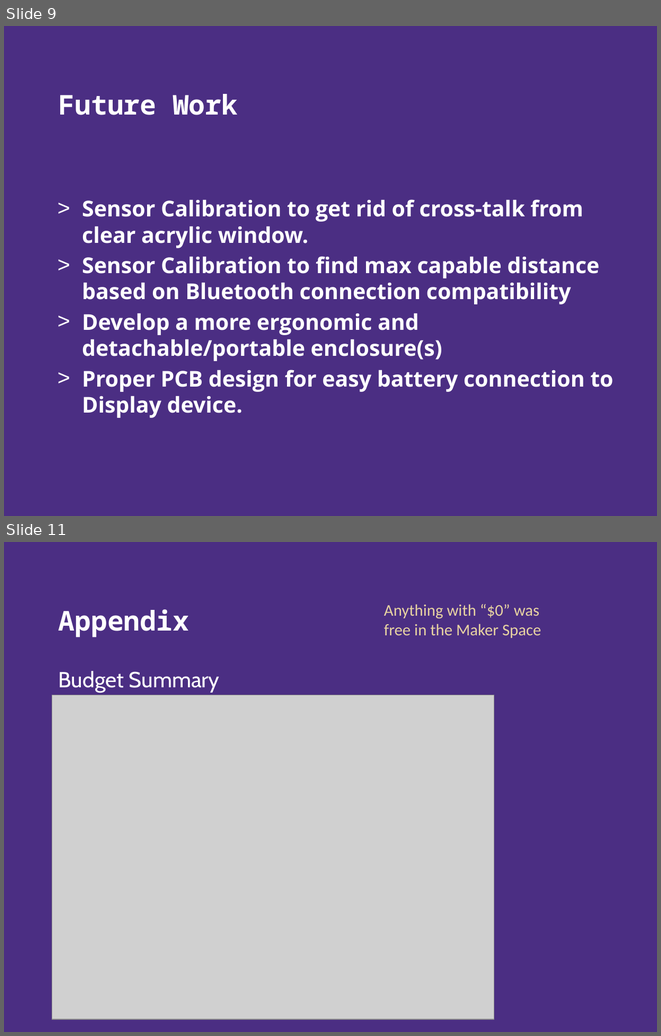
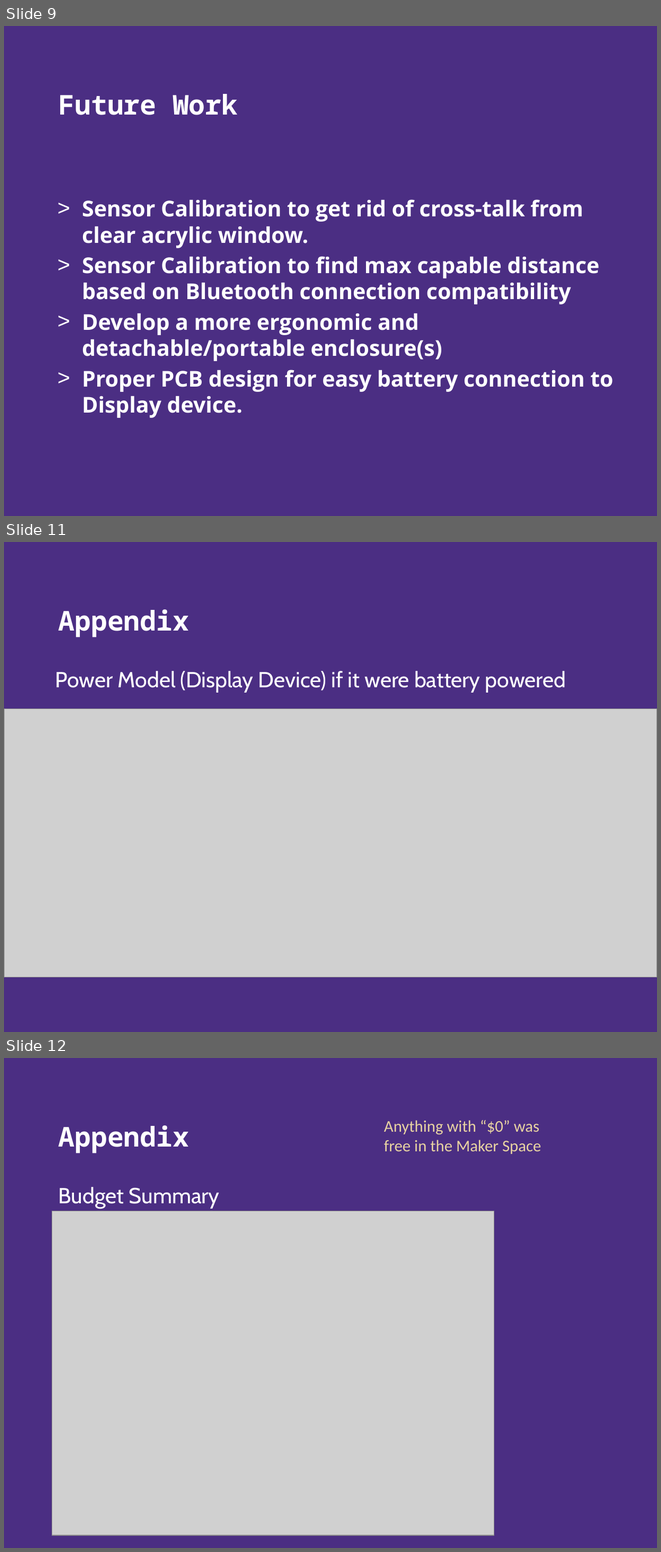
Before and after one commit to vpon-lab/514-Final-Project, a slide deck: Final Project Presentation.pptx. Shown one above the other, each under a label of ours: slides 9 and 11 before the commit, slides 9, 11 and 12 after it; the slides between them are not shown. The pictures are 661x1036 and 661x1552 pixels, drawn with LibreOffice and Linux fonts; fonts in the diff are those of the drawing; grey boxes stand for pictures; background and template pictures are left out. Boxes give left, top, right and bottom in pixels: in the first picture for what was removed or moved away, otherwise in the second. Text is boxed around its words. In the diff, an @@ line names an element or a change of style, - is before the commit and + after.

Commit message:
edited presentation, added power model for display device

```diff
--- a/Final Project Presentation.pptx
+++ b/Final Project Presentation.pptx
@@ slide 11 added at box(4, 542, 657, 1032), background #4B2E83 @@
@@ title added at box(59, 609, 189, 637), 30 pt, text #FFFFFF, bold @@
+Appendix
@@ text added at box(55, 671, 566, 693), 24 pt, text #FFFFFF @@
+Power Model (Display Device) if it were battery powered
@@ picture added at box(4, 709, 657, 978) @@
@@ what was slide 11 is now slide 12 @@
```
Also in this commit, not shown: 1 slide changed, 2 other files.
